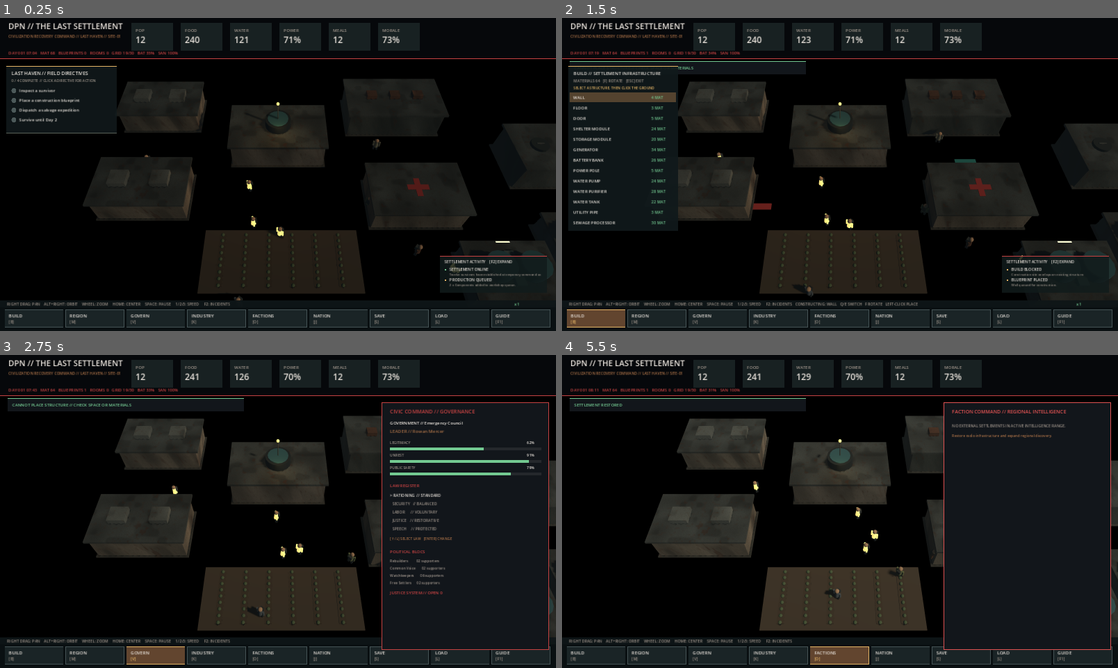
Above: before the commit, frames 1-4 (two rows, left to right).
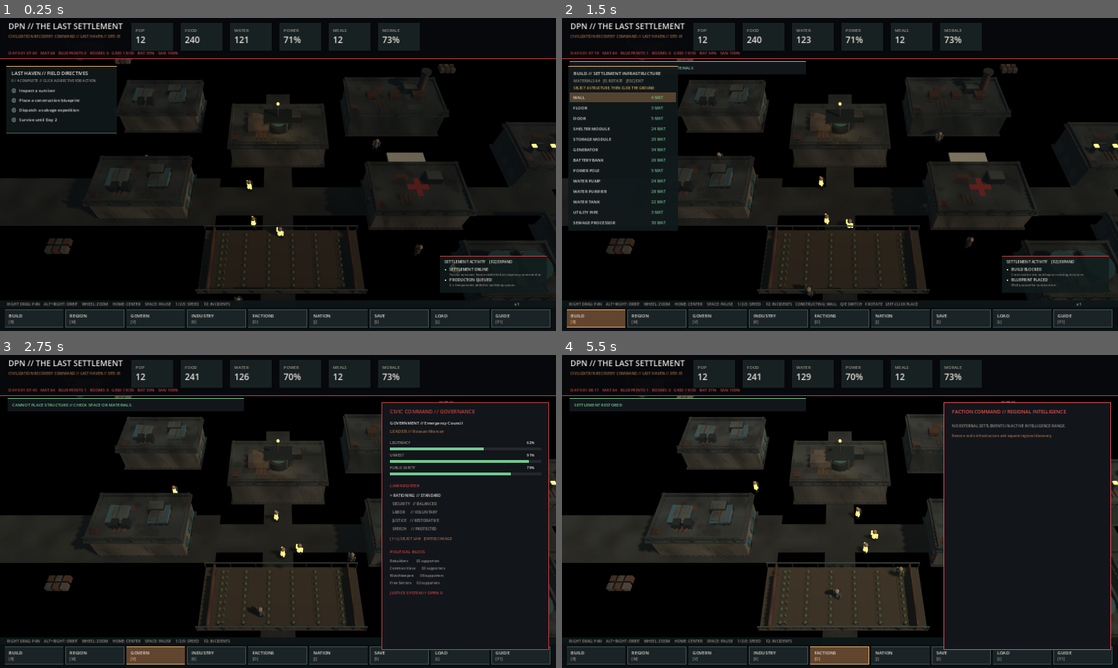
Above: after the commit, the same moments.

Repository: DPN-Technology/The-Last-Settlement
Game: Godot game, scene res://src/Main.tscn
Same seed, same stepped clock (60 frames per second), same inputs: the game is played once before the commit and once after it.
Inputs (mouse positions are in pixels of both pictures, inside the frame that each line leads up to):
- Up to frame 1 (0.25 s): no input
- Up to frame 2 (1.5 s): tap Enter at 0.5 s; move the mouse to (962, 158) at 0.52 s; hold Right 0.53-1.25 s; tap B at 0.6 s; click (962, 158) at 0.67 s; tap Space at 0.77, 1.25 s; drag from (728, 190) to (812, 237) at 1.27 s
- Up to frame 3 (2.75 s): move the mouse to (333, 442) at 2.02 s; hold Right from 2.03 s (still down); tap V at 2.1 s
- Up to frame 4 (5.5 s): release Right at 2.75 s; drag from (812, 574) to (673, 464) at 2.77 s; move the mouse to (1006, 558) at 3.52 s; hold Left 3.53-4.25 s; tap O at 3.6 s; tap Space at 3.77, 5 s; tap Enter at 4.25 s; drag from (673, 464) to (756, 433) at 4.27 s; move the mouse to (867, 511) at 5.02 s; hold S from 5.03 s (still down); tap L at 5.1 s; click (867, 511) at 5.17 s

The runs differ from the first frame. In frame 1, 6.0% of the frame differs, in the area x 0-100%, y 13-89%; in frame 2, 6.4%; in frame 3, 7.4%; in frame 4, 8.0%, in the area x 0-100%, y 13-91%.
Error before the commit: Parse Error: Cannot infer the type of "p" variable because the value doesn't have a set type. (res://src/wasteland_detail.gd:122)

Commit message:
fix(godot): explicitly type procedural detail loop variables for Godot 4.3

Diff:
--- a/src/wasteland_detail.gd
+++ b/src/wasteland_detail.gd
@@ -119,7 +119,7 @@
 	var x := size.x*0.5
 	var z := size.y*0.5
 	for sign in [-1.0,1.0]:
-		var p := sign*x*0.45
+		var p: float = float(sign)*x*0.45
 		var panel := box(group,Vector3(p,height+1.25,0),Vector3(2.8,0.13,3.0),mats["blue"])
 		panel.rotation.z = sign*0.11
 		box(group,Vector3(p,height+1.4,0),Vector3(0.09,0.19,3.0),mats["steel"])
@@ -196,7 +196,7 @@
 	# Foreground salvage site: palette breaks the empty uniform dirt plane.
 	for base in [Vector3(-31,0,12),Vector3(33,0,-27),Vector3(-33,0,-30),Vector3(40,0,20)]:
 		for i in range(6):
-			var p := base + Vector3(float(i%3)*1.05,0,float(i/3)*1.1)
+			var p: Vector3 = Vector3(base) + Vector3(float(i%3)*1.05,0,float(i/3)*1.1)
 			box(terrain,p+Vector3(0,0.4,0),Vector3(0.8,0.8,0.85),mats["rust"] if i%2==0 else mats["concrete"])
 	# Broken fence segments with pilings and warning lights.
 	for edge in range(2):
